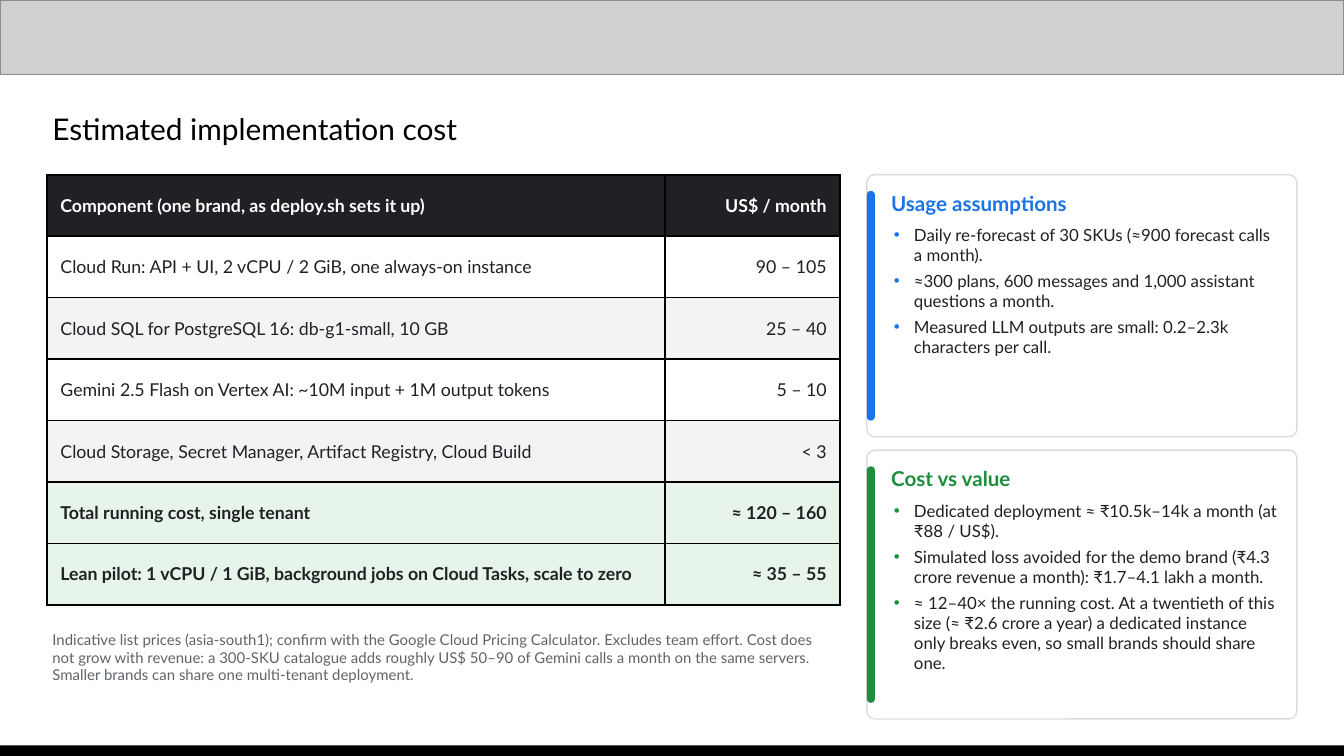
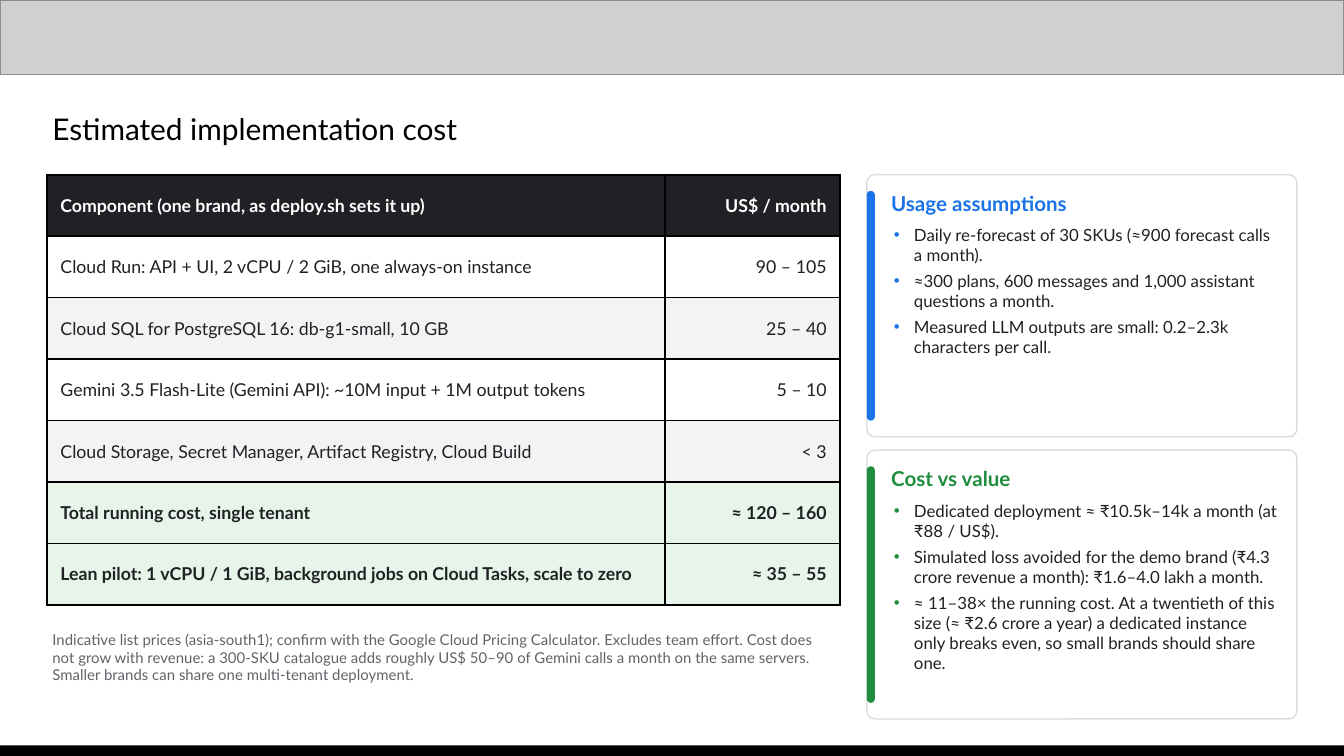
Before and after one commit to Xhahat/inventory-rescue, a slide deck: slide 9 of docs/Inventory_Rescue_AI_Builder_Cup.pptx. Drawn at 1344x756 pixels with LibreOffice and Linux fonts; fonts in the diff are those of the drawing; grey boxes stand for pictures. Boxes give left, top, right and bottom in pixels: in the first picture for what was removed or moved away, otherwise in the second. Text is boxed around its words. In the diff, an @@ line names an element or a change of style, - is before the commit and + after.

Commit message:
Switch LLM to the Gemini API (AI Studio) and local DB to SQLite; drop Docker
- New gemini provider (google-genai with an AI Studio API key), now the default
  when GEMINI_API_KEY is set; default model gemini-3.5-flash-lite.
- Retries with backoff on 408/429/5xx, optional client-side RPM limit
  (GEMINI_RPM) for the free tier, thinking level setting.
- Local database defaults to a SQLite file under var/ (WAL); Cloud SQL stays
  for deployment. Removed docker-compose and initdb.
- deploy.sh can store GEMINI_API_KEY in Secret Manager; otherwise Vertex AI.
- Assistant strips stray control characters from model output.
- README and deck re-measured on Gemini: savings 3.78L / 1.84L vs static /
  tuned rule (120/120 futures), extraction F1 0.966, WAPE 21.5% vs 23.0%,
  assistant 6/6 checked; model comparison now has 11 models.

```diff
--- a/docs/Inventory_Rescue_AI_Builder_Cup.pptx
+++ b/docs/Inventory_Rescue_AI_Builder_Cup.pptx
@@ table at bbox=[47, 175, 840, 605] @@
-row 4, column 1: Gemini 2.5 Flash on Vertex AI: ~10M input + 1M output tokens
+row 4, column 1: Gemini 3.5 Flash-Lite (Gemini API): ~10M input + 1M output tokens
@@ text at bbox=[914, 550, 1275, 669]: text changed @@
-• Simulated loss avoided for the demo brand (₹4.3 crore revenue a month): ₹1.7–4.1 lakh a month.
-• ≈ 12–40× the running cost. At a twentieth of this size (≈ ₹2.6 crore a year) a dedicated instance only breaks even, so small brands should share one.
+• Simulated loss avoided for the demo brand (₹4.3 crore revenue a month): ₹1.6–4.0 lakh a month.
+• ≈ 11–38× the running cost. At a twentieth of this size (≈ ₹2.6 crore a year) a dedicated instance only breaks even, so small brands should share one.
```
Also in this commit, not shown: 7 other slides changed, 12 other files.
